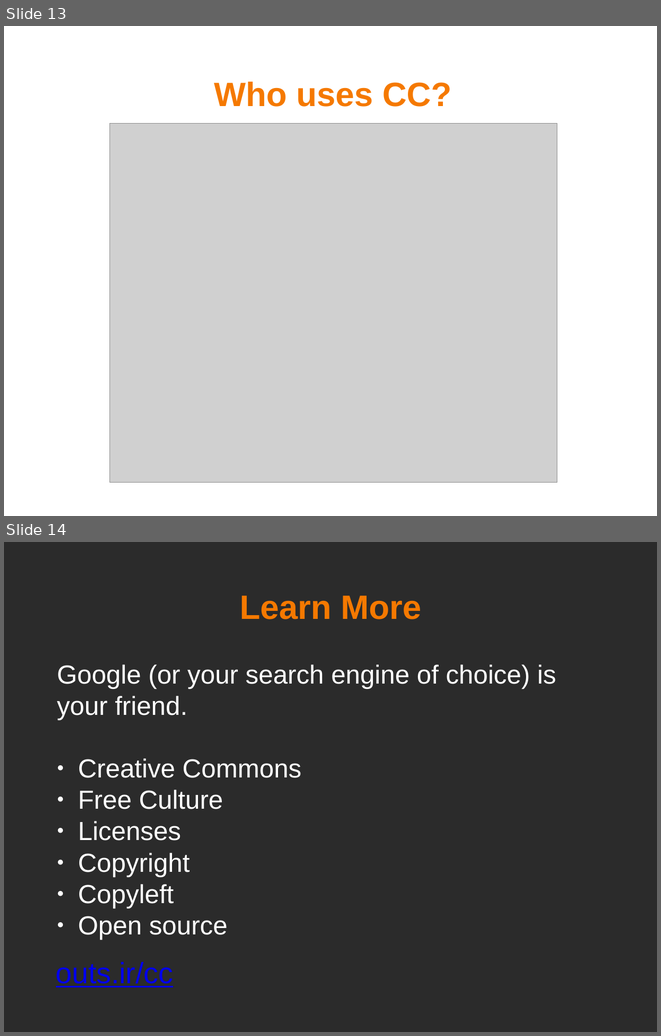
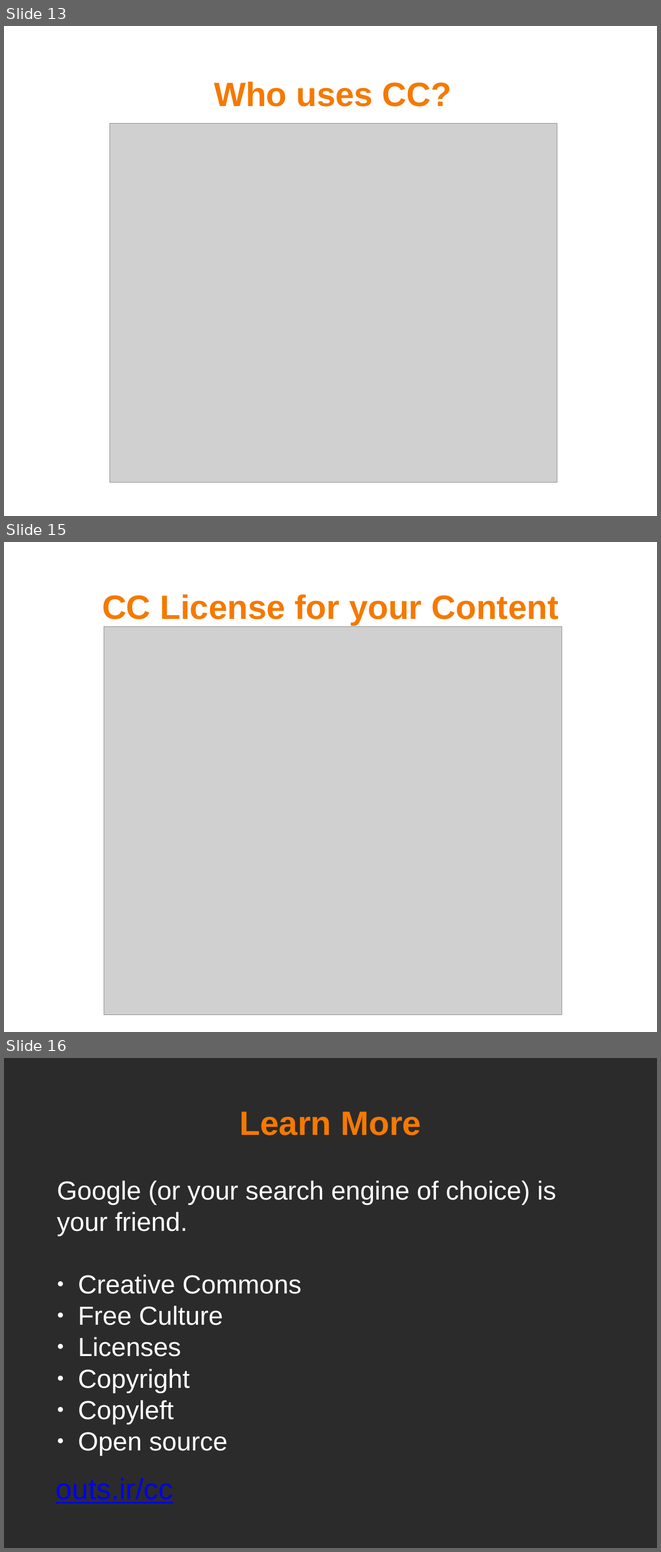
Before and after one commit to mohsend/know-creativecommons, a slide deck: know-cc-slideshow.odp. Shown one above the other, each under a label of ours: slides 13 and 14 before the commit, slides 13, 15 and 16 after it; the slides between them are not shown. The pictures are 661x1036 and 661x1552 pixels, drawn with LibreOffice and Linux fonts; fonts in the diff are those of the drawing; grey boxes stand for pictures; background and template pictures are left out; a plain dark background stands for a picture behind light text. Boxes give left, top, right and bottom in pixels: in the first picture for what was removed or moved away, otherwise in the second. Text is boxed around its words. In the diff, an @@ line names an element or a change of style, - is before the commit and + after.

```diff
--- a/know-cc-slideshow.odp
+++ b/know-cc-slideshow.odp
@@ slide 15 added at (4, 542, 657, 1032), background picture (left out) @@
@@ title added at (102, 594, 558, 625), 41.3 pt, text #F57900, bold @@
+CC License for your Content
@@ picture added at (104, 627, 562, 1015) @@
@@ what was slide 14 is now slide 16 @@
```
Also in this commit, not shown: 1 slide changed, 2 other slides added, 2 other files.
